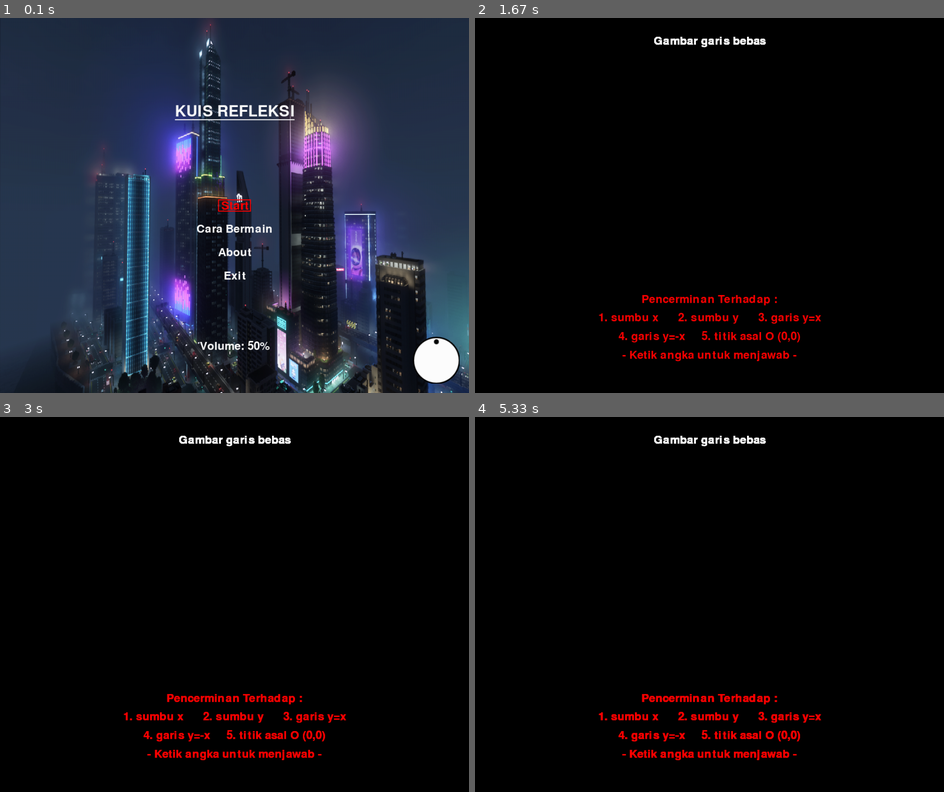
Above: before the commit, frames 1-4 (two rows, left to right).
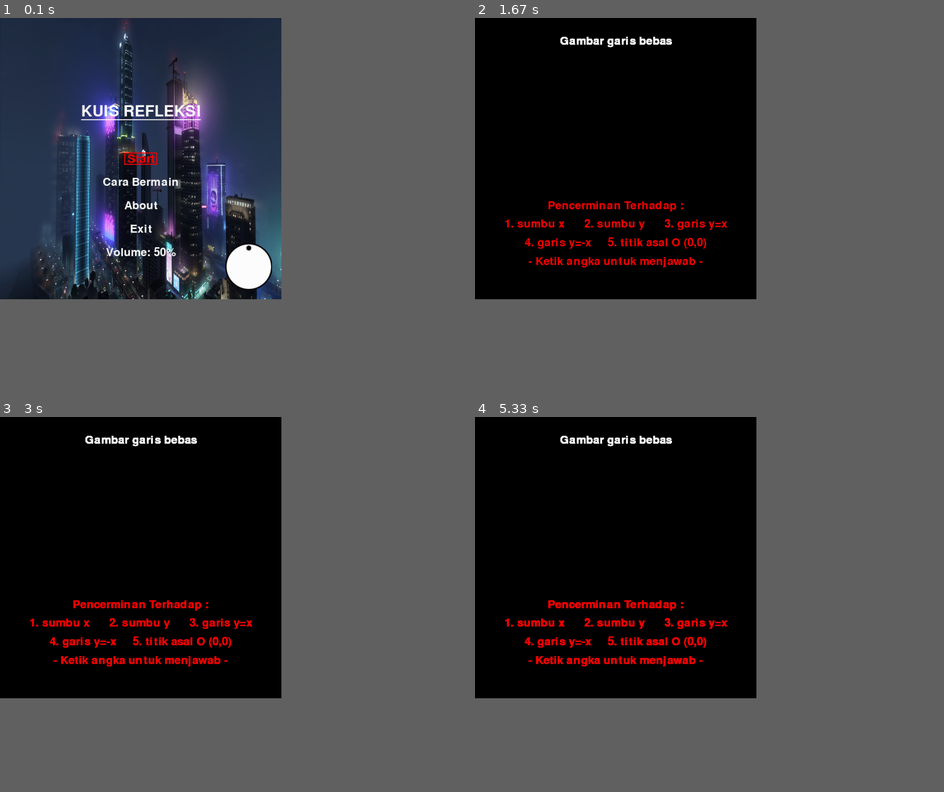
Above: after the commit, the same moments.

Repository: dafiraone/tugas-python
Game: pygame game, started from Grafika Komputer Terapan/project-akhir/main.py
Same seed, same stepped clock (60 frames per second), same inputs: the game is played once before the commit and once after it.
Inputs:
- Up to frame 1 (0.1 s): no input
- Up to frame 2 (1.67 s): tap Enter at 0.33, 0.67 s; hold Right 1-1.47 s
- Up to frame 3 (3 s): no input
- Up to frame 4 (5.33 s): no input
The window is 900x720 before the commit and 540x540 after it. Grey fills any space a smaller window leaves; there, only what the larger window draws over its background counts as a difference.

The runs differ from the first frame. In frame 1, 74% of the frame differs, in the area x 0-100%, y 0-100%; in frame 2, 3.9%; in frame 3, 4.1%; in frame 4, 4.2%.

Commit message:
update prakpemdas

Diff:
--- a/Grafika Komputer Terapan/project-akhir/main.py
+++ b/Grafika Komputer Terapan/project-akhir/main.py
@@ -7,7 +7,7 @@
 pygame.init()
 
 # Constants
-WIDTH, HEIGHT = 1000, 800
+WIDTH, HEIGHT = 600, 600
 FPS = 60
 
 # Colors
--- a/project-prakpemdas/csvpy.py
+++ b/project-prakpemdas/csvpy.py
@@ -3,7 +3,7 @@
 def data_csv():
     data = []
 
-    with open(f'login.csv', 'r') as File:
+    with open(f'report.csv', 'r') as File:
         csv_reader = csv.reader(File, delimiter=',')
         for row in csv_reader:
             data.append({'username': row[0], 'password': row[1], 'role': row[2]})
@@ -99,8 +99,9 @@
             if password_baru != None:
                 data[i]['password'] = password_baru
 
-            with open('login.csv', 'w', newline='\n') as file:
+            with open('report.csv', 'w', newline='\n') as file:
                 for i in data:
+                    print(i)
                     writer = csv.DictWriter(file, fieldnames=i.keys())
                     writer.writerow(i)
                 print(f'---- {username} sudah berhasil diupdate ----')
--- a/project-prakpemdas/dosen.py
+++ b/project-prakpemdas/dosen.py
@@ -11,6 +11,7 @@
 3: Tambah nilai Mahasiswa
 4: Lihat nilai Mahasiswa
 5: Lihat statistik nilai Mahasiswa
+6: Tampilkan report nilai
 exit: Keluar
 Pilihan anda -> """)
         try:
@@ -27,6 +28,11 @@
                     lihat_nilai(connection)
                 case '5':
                     lihat_statistik_nilai(connection)
+                case '6':
+                    report_nilai(connection)
+                case 'exit':
+                    print()
+                    break
                 case _:
                     print("----- Pilihan yang anda ketikan tidak sesuai! -----")
                     print()
--- a/project-prakpemdas/mahasiswa.py
+++ b/project-prakpemdas/mahasiswa.py
@@ -14,6 +14,9 @@
             match akses:
                 case '1':
                     lihat_nilai(connection, mahasiswa[0])
+                case 'exit':
+                    print()
+                    break
                 case _:
                     print("----- Pilihan yang anda ketikan tidak sesuai! -----")
                     print()
--- a/project-prakpemdas/mahasiswa_func.py
+++ b/project-prakpemdas/mahasiswa_func.py
@@ -1,3 +1,5 @@
+import pandas as pd
+
 def tambah_mahasiswa(connection):
         cursor = connection.cursor()
         nama = input('Masukkan nama : ')
@@ -18,21 +20,28 @@
     cursor.execute("SELECT * FROM mahasiswa")
     rows = cursor.fetchall()
 
-    print('NIM'.ljust(13), end="")
-    print('Nama'.ljust(14), end="")
-    print('Alamat'.ljust(16), end="")
-    print('No. Telp'.ljust(18), end="")
-    print('Email'.ljust(20), end="")
-    print('Tanggal Lahir'.ljust(23), end="")
-    print('Password')
+    daftar_mahasiswa = {
+        'NIM': [],
+        'Nama': [],
+        'Alamat': [],
+        'No. Telp': [],
+        'Email': [],
+        'Tanggal Lahir': [],
+        'Password': [],
+    }
+
     for mhs in rows:
-        print(f'{mhs[0]}'.ljust(13), end="")
-        print(f'{mhs[1]}'.ljust(14), end="")
-        print(f'{mhs[2]}'.ljust(16), end="")
-        print(f'{mhs[3]}'.ljust(18), end="")
-        print(f'{mhs[4]}'.ljust(20), end="")
-        print(f'{mhs[5]}'.ljust(23), end="")
-        print(f'{mhs[6]}')
+        daftar_mahasiswa['NIM'].append(mhs[0])
+        daftar_mahasiswa['Nama'].append(mhs[1])
+        daftar_mahasiswa['Alamat'].append(mhs[2])
+        daftar_mahasiswa['No. Telp'].append(mhs[3])
+        daftar_mahasiswa['Email'].append(mhs[4])
+        daftar_mahasiswa['Tanggal Lahir'].append(mhs[5])
+        daftar_mahasiswa['Password'].append(mhs[6])
+
+    df_daftar_mahasiswa = pd.DataFrame(daftar_mahasiswa)
+
+    print(df_daftar_mahasiswa)
     print()
 
 def data_mahasiswa(connection):
@@ -43,21 +52,28 @@
     cursor.execute(f"SELECT * FROM mahasiswa WHERE nim LIKE '%{input_search}%' OR nama LIKE '%{input_search}%' OR alamat LIKE '%{input_search}%' OR no_telp LIKE '%{input_search}%' OR email LIKE '%{input_search}%'")
     rows = cursor.fetchall()
 
-    print('NIM'.ljust(13), end="")
-    print('Nama'.ljust(14), end="")
-    print('Alamat'.ljust(16), end="")
-    print('No. Telp'.ljust(18), end="")
-    print('Email'.ljust(20), end="")
-    print('Tanggal Lahir'.ljust(23), end="")
-    print('Password')
+    data_mahasiswa = {
+        'NIM': [],
+        'Nama': [],
+        'Alamat': [],
+        'No. Telp': [],
+        'Email': [],
+        'Tanggal Lahir': [],
+        'Password': [],
+    }
+
     for mhs in rows:
-        print(f'{mhs[0]}'.ljust(13), end="")
-        print(f'{mhs[1]}'.ljust(14), end="")
-        print(f'{mhs[2]}'.ljust(16), end="")
-        print(f'{mhs[3]}'.ljust(18), end="")
-        print(f'{mhs[4]}'.ljust(20), end="")
-        print(f'{mhs[5]}'.ljust(23), end="")
-        print(f'{mhs[6]}')
+        data_mahasiswa['NIM'].append(mhs[0])
+        data_mahasiswa['Nama'].append(mhs[1])
+        data_mahasiswa['Alamat'].append(mhs[2])
+        data_mahasiswa['No. Telp'].append(mhs[3])
+        data_mahasiswa['Email'].append(mhs[4])
+        data_mahasiswa['Tanggal Lahir'].append(mhs[5])
+        data_mahasiswa['Password'].append(mhs[6])
+
+    df_data_mahasiswa = pd.DataFrame(data_mahasiswa)
+
+    print(df_data_mahasiswa)
     print()
 
 def ubah_mahasiswa(connection):
--- a/project-prakpemdas/main.py
+++ b/project-prakpemdas/main.py
@@ -4,6 +4,7 @@
 from dosen import *
 from mahasiswa import *
 from datasource import *
+import re
 
 def login(role):
     try:
@@ -39,24 +40,31 @@
 
 print('Program Pengelolaan Nilai Mahasiswa')
 
+pattern_mhs = r'\b(?:m|mhs|mahasiswa|\w*m\w*h\w*s\w*w\w*)\b'
+pattern_dosen = r'\b(?:d|dsn|dosen|\w*d\w*s\w*n\w*)\b'
+pattern_admin = r'\b(?:a|adm|admin|\w*a\w*d\w*m\w*)\b'
+
 while True:
     akses = input("""Login Sebagai:
 M = Mahasiswa
 D = Dosen
 A = Admin
+exit: Keluar
 Pilihan anda -> """)
 
-    match akses.lower():
-        case 'm' | 'mhs' | 'mahasiswa':
+    if len(re.findall(pattern_mhs, akses, flags=re.IGNORECASE)) > 0:
             user = login('m')
             mahasiswa(user) if user != None else None
-        case 'd' | 'dsn' | 'dosen':
+    elif len(re.findall(pattern_dosen, akses, flags=re.IGNORECASE)) > 0:
             user = login('d')
             dosen() if user != None else None
-        case 'a' | 'adm' | 'admin':
+    elif len(re.findall(pattern_admin, akses, flags=re.IGNORECASE)) > 0:
             user = login('a')
             admin() if user != None else None
-        case _:
-            print("----- Pilihan yang anda ketikan tidak sesuai! -----")
-            print()
-            continue
+    elif akses == 'exit':
+        print()
+        break
+    else:
+        print("----- Pilihan yang anda ketikan tidak sesuai! -----")
+        print()
+        continue
--- a/project-prakpemdas/nilai_func.py
+++ b/project-prakpemdas/nilai_func.py
@@ -1,4 +1,7 @@
-import numpy
+import numpy as np
+import pandas as pd
+import matplotlib.pyplot as plt
+import csv
 
 def tambah_nilai(connection):
         cursor = connection.cursor()
@@ -21,11 +24,16 @@
             return
         nilai = input('Masukkan nilai 0-100 : ')
 
-        cursor.execute(f"INSERT INTO nilai (nim, kode_matkul, nilai) VALUES ({nim}, {kode_matkul}, {nilai})")
-        connection.commit()
-
-        print('---- Nilai untuk nim '+ nim +' berhasil ditambahkan ----')
-        print()
+        if 0 <= int(nilai) <= 100:
+            cursor.execute(f"INSERT INTO nilai (nim, kode_matkul, nilai) VALUES ({nim}, {kode_matkul}, {nilai})")
+            connection.commit()
+
+            print('---- Nilai untuk nim '+ nim +' berhasil ditambahkan ----')
+            print()
+        else:
+             print('---- Masukkan nilai 0-100 ----')
+             print()
+
 
 def lihat_nilai(connection, nim=None):
         cursor = connection.cursor()
@@ -46,19 +54,41 @@
         cursor.execute(f"SELECT kode, nama FROM matkul")
         matkul = cursor.fetchall()
 
-        print('NIM'.ljust(13), end="")
-        print('Nama'.ljust(14), end="")
-        print('Kode Matkul'.ljust(21), end="")
-        print('Nama Matkul'.ljust(30), end="")
-        print('Nilai')
+
+        # print('NIM'.ljust(13), end="")
+        # print('Nama'.ljust(14), end="")
+        # print('Kode Matkul'.ljust(21), end="")
+        # print('Nama Matkul'.ljust(30), end="")
+        # print('Nilai')
+
+        nilai_mahasiswa = {
+             'NIM': [],
+             'Nama': [],
+             'Kode Matkul': [],
+             'Nama Matkul': [],
+             'Nilai': [],
+        }
+
+        # for row in range(len(nilai)):
+        #     print(f'{nilai[row][1]}'.ljust(13), end="")
+        #     print(f'{nama}'.ljust(14), end="")
+        #     print(f'{nilai[row][2]}'.ljust(21), end="")
+        #     for r in matkul:
+        #         if nilai[row][2] == r[0]:
+        #             print(f'{r[1]}'.ljust(30), end="")
+        #     print(f'{nilai[row][3]}')
         for row in range(len(nilai)):
-            print(f'{nilai[row][1]}'.ljust(13), end="")
-            print(f'{nama}'.ljust(14), end="")
-            print(f'{nilai[row][2]}'.ljust(21), end="")
+            nilai_mahasiswa['NIM'].append(nilai[row][1])
+            nilai_mahasiswa['Nama'].append(nama)
+            nilai_mahasiswa['Kode Matkul'].append(nilai[row][2])
             for r in matkul:
                 if nilai[row][2] == r[0]:
-                    print(f'{r[1]}'.ljust(30), end="")
-            print(f'{nilai[row][3]}')
+                    nilai_mahasiswa['Nama Matkul'].append(r[1])
+            nilai_mahasiswa['Nilai'].append(nilai[row][3])
+
+        df_nilai_mahasiswa = pd.DataFrame(nilai_mahasiswa)
+
+        print(df_nilai_mahasiswa)
         print()
 
 def ubah_nilai(connection):
@@ -77,40 +107,119 @@
         print()
         return
     nilai = input('Masukkan nilai 0-100 : ')
-    cursor.execute(f"UPDATE nilai SET nilai = {nilai} WHERE nim = {nim} AND kode_matkul={kode_matkul}")
-    connection.commit()
-
-    print(f'Mahasiswa dengan nim {nim} berhasil diubah')
-    print()
-
-def lihat_statistik_nilai(connection, nim=None):
-        cursor = connection.cursor()
-
-        nim = input('Masukkan nim mahasiswa yang akan dicek nilainya : ')
-        cursor.execute(f"SELECT nim FROM mahasiswa")
-        nim_mahasiswa = [c[0] for c in cursor.fetchall()]
-
-
-        if int(nim) not in nim_mahasiswa:
-             print(f'---- Tidak ada mahasiswa dengan nim {nim} ----')
-             return
-
-        cursor.execute(f"SELECT * FROM nilai WHERE NIM={nim} ORDER BY nim ASC, kode_matkul ASC")
+
+    if 0 <= int(nilai) <= 100:
+
+        cursor.execute(f"UPDATE nilai SET nilai = {nilai} WHERE nim = {nim} AND kode_matkul={kode_matkul}")
+        connection.commit()
+
+        print(f'Mahasiswa dengan nim {nim} berhasil diubah')
+        print()
+    else:
+        print('---- Masukkan nilai 0-100 ----')
+        print()
+
+def lihat_statistik_nilai(connection):
+        cursor = connection.cursor()
+
+        jumlah = input('Cek 1 atau semua mahasiswa? (1/s) : ')
+
+
+        if jumlah == '1':
+            nim = input('Masukkan nim mahasiswa yang akan dicek nilainya : ')
+            cursor.execute(f"SELECT nim FROM mahasiswa")
+            nim_mahasiswa = [c[0] for c in cursor.fetchall()]
+
+
+            if int(nim) not in nim_mahasiswa:
+                print(f'---- Tidak ada mahasiswa dengan nim {nim} ----')
+                return
+
+            cursor.execute(f"SELECT * FROM nilai WHERE NIM={nim} ORDER BY nim ASC, kode_matkul ASC")
+            nilai = cursor.fetchall()
+
+            if len(nilai) < 1:
+                print(f'---- Belum ada nilai untuk mahasiswa dengan nim {nim} ----')
+                return
+
+            cursor.execute(f"SELECT nama FROM mahasiswa WHERE NIM={nim}")
+            nama = cursor.fetchall()[0][0]
+
+            rerata_nilai = np.array([c[3] for c in nilai])
+
+            fungsi_statistik = input('Masukkan fungsi statistik (mean/median/min/max/sum) : ')
+
+            try:
+                df_nilai = pd.DataFrame({'nilai': rerata_nilai})
+                nilai_statistik = df_nilai[['nilai']].agg([f'{fungsi_statistik}'])
+            except:
+                print('--- Error dalam melakukan perhitungan ---')
+                print()
+                return
+
+            print(f"{fungsi_statistik} nilai dari {nama} untuk semua matkul adalah: {nilai_statistik['nilai'][fungsi_statistik]}")
+            print()
+        elif jumlah == 's':
+            cursor.execute(f"SELECT * FROM nilai ORDER BY kode_matkul ASC")
+            nilai = cursor.fetchall()
+            cursor.execute(f"SELECT nama, nim FROM mahasiswa")
+            nama = cursor.fetchall()
+
+            nama_mahasiswa = [nama[0] for nama in nama]
+            nilai_mahasiswa = {}
+
+            for n in nilai:
+                nim = n[1]
+                if nim in nilai_mahasiswa:
+                    nilai_mahasiswa[nim] += n[3]
+                else:
+                    nilai_mahasiswa[nim] = n[3]
+
+            plt.bar(nama_mahasiswa, nilai_mahasiswa.values(), color='skyblue')
+            plt.xlabel('Mahasiswa')
+            plt.ylabel('Nilai')
+            plt.title('Nilai Semua Mahasiswa')
+            plt.show()
+        else:
+             print('--- Ketik 1 atau s ---')
+
+def report_nilai(connection):
+        cursor = connection.cursor()
+
+        cursor.execute(f"SELECT * FROM nilai ORDER BY kode_matkul ASC")
         nilai = cursor.fetchall()
-
-        if len(nilai) < 1:
-             print(f'---- Belum ada nilai untuk mahasiswa dengan nim {nim} ----')
-             return
-
-        cursor.execute(f"SELECT nama FROM mahasiswa WHERE NIM={nim}")
-        nama = cursor.fetchall()[0][0]
-        # cursor.execute(f"SELECT kode, nama FROM matkul")
-        # matkul = cursor.fetchall()
-
-        rerata_nilai = numpy.array([c[3] for c in nilai])
-        rerata_nilai = numpy.mean(rerata_nilai)
-
-        print(f'Rerata nilai dari {nama} untuk semua matkul adalah: {rerata_nilai}')
-
-
-        print()
+        cursor.execute(f"SELECT nama, nim FROM mahasiswa")
+        nama = cursor.fetchall()
+
+        nim_mahasiswa = [nama[1] for nama in nama]
+        nama_mahasiswa = [nama[0] for nama in nama]
+        nilai_mahasiswa = {}
+        hasil = []
+
+        for n in nilai:
+            nim = n[1]
+            if nim in nilai_mahasiswa:
+                nilai_mahasiswa[nim] += n[3]
+            else:
+                nilai_mahasiswa[nim] = n[3]
+        nilai_mahasiswa = [nilai for nilai in nilai_mahasiswa.values()]
+
+        for i in nilai_mahasiswa:
+            if i >= 90:
+                hasil.append('A')
+            elif i >= 80:
+                hasil.append('B')
+            elif i >= 70:
+                hasil.append('C')
+            elif i >= 60:
+                hasil.append('D')
+            elif i >= 50:
+                hasil.append('E')
+            else:
+             hasil.append('X')
+
+        with open('report.csv', 'w', newline='\n') as File:
+                writer = csv.writer(File)
+                writer.writerow(['NIM','Nama','Nilai','Hasil'])
+                for i in range(len(nama_mahasiswa)):
+                    writer.writerow([nim_mahasiswa[i], nama_mahasiswa[i], nilai_mahasiswa[i], hasil[i]])
--- /dev/null
+++ b/project-prakpemdas/report.csv
@@ -0,0 +1,4 @@
+NIM,Nama,Nilai,Hasil
+1,Daffa,2,X
+3,Deli,50,E
+4,Junior,80,B
